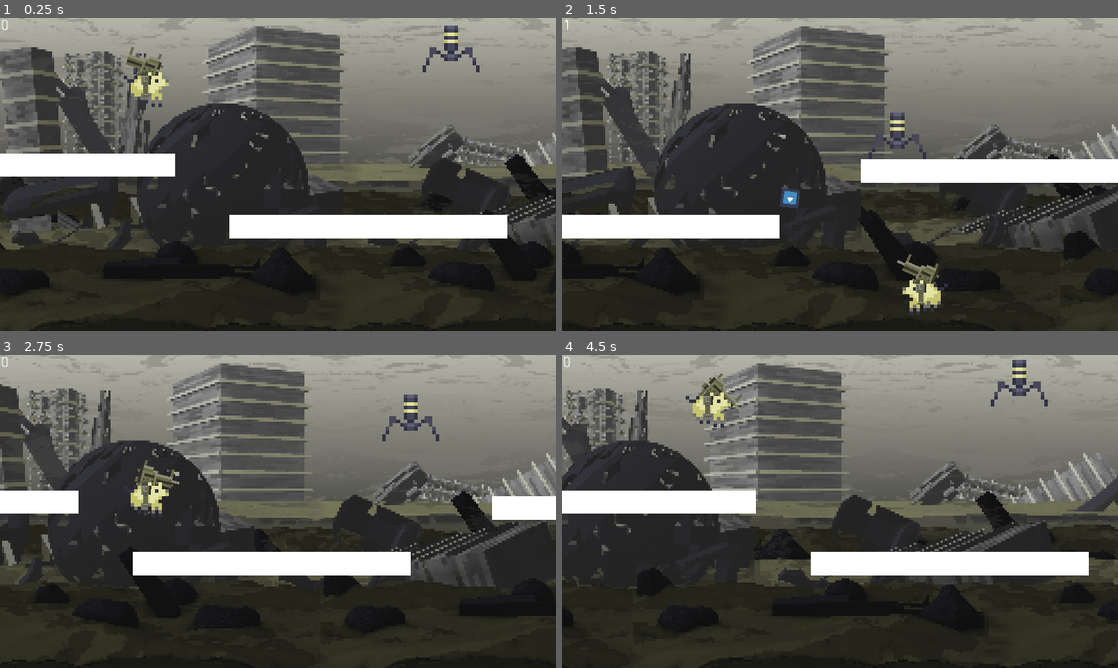
Above: before the commit, frames 1-4 (two rows, left to right).
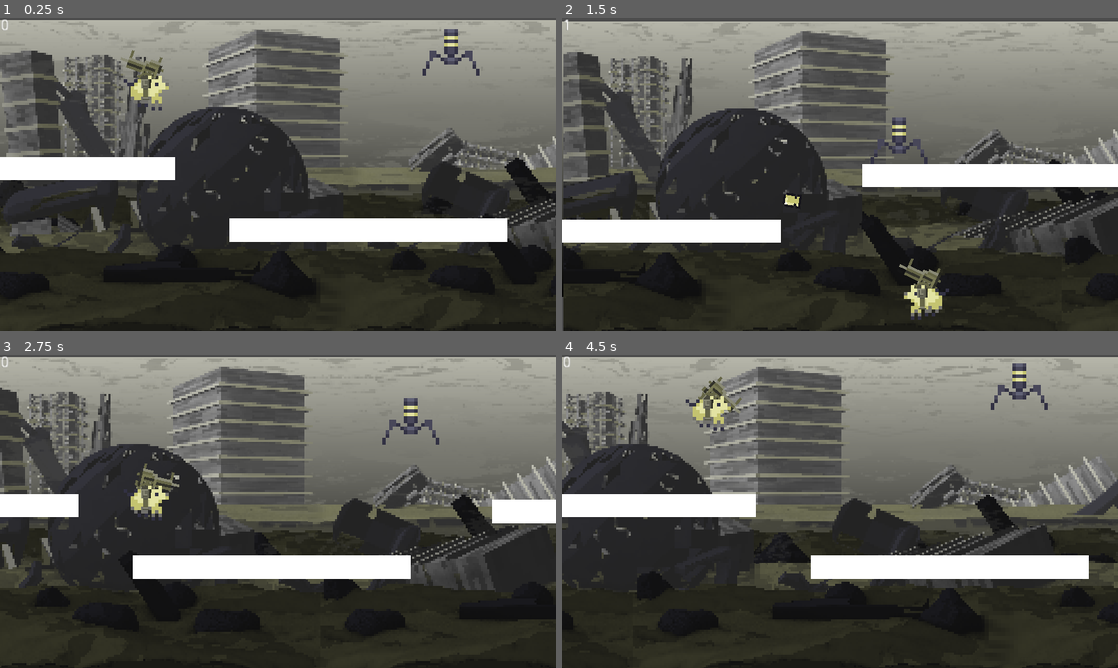
Above: after the commit, the same moments.

Repository: ginestopo/Endless-Runner
Game: Godot game, scene res://scenes/world/world.tscn
Same seed, same stepped clock (60 frames per second), same inputs: the game is played once before the commit and once after it. This scene is started directly instead of the project's main scene. The engine's default icon, where the game draws it, is replaced by a stand-in: a white triangle on a blue panel in a dark square.
Inputs (mouse positions are in pixels of both pictures, inside the frame that each line leads up to):
- Up to frame 1 (0.25 s): no input
- Up to frame 2 (1.5 s): move the mouse to (962, 158) at 0.52 s; press the mouse at (962, 158) at 0.53 s; hold D (right) 0.53-1.28 s; move the mouse to (728, 190) at 1.27 s; release the mouse at (728, 190) at 1.28 s; hold A (left) from 1.28 s (still down); click (728, 190) at 1.35 s
- Up to frame 3 (2.75 s): release A (left) at 2 s; click "Restart" at 2 s
- Up to frame 4 (4.5 s): move the mouse to (895, 442) at 2.77 s; press the mouse at (895, 442) at 2.78 s; hold D (right) 2.78-3.53 s; move the mouse to (812, 574) at 3.52 s; release the mouse at (812, 574) at 3.53 s; hold W (up) 3.53-4.25 s; click (812, 574) at 3.6 s; click "Restart" at 4.25 s

The runs differ from the first frame. In frame 1, 13% of the frame differs, in the area x 0-100%, y 0-100%; in frame 2, 17%; in frame 3, 13%; in frame 4, 13%.

Commit message:
Camera shake implemented!
Added camera shake with shake amount and duration adjustable parameters in inspector window. Also changed the sprite of the bullet

Diff:
--- /dev/null
+++ b/scenes/gun/Gun.gd
@@ -0,0 +1,17 @@
+extends Node2D
+
+signal shot
+
+
+# Called when the node enters the scene tree for the first time.
+func _ready():
+	pass # Replace with function body.
+
+
+# Called every frame. 'delta' is the elapsed time since the previous frame.
+#func _process(delta):
+#	pass
+
+
+func _on_shootSpawner_shot():
+	emit_signal("shot")
--- a/scenes/gun/Gun.tscn
+++ b/scenes/gun/Gun.tscn
@@ -6,8 +6,10 @@
 [ext_resource path="res://scenes/gun/GunMouse.gd" type="Script" id=4]
 [ext_resource path="res://scenes/gun/shootGun.gd" type="Script" id=5]
 [ext_resource path="res://scenes/gun/projectile/dog_gun_projectile.tscn" type="PackedScene" id=6]
+[ext_resource path="res://scenes/gun/Gun.gd" type="Script" id=7]
 
 [node name="Gun" type="Node2D"]
+script = ExtResource( 7 )
 
 [node name="GunBase" type="Sprite" parent="."]
 modulate = Color( 0.6048, 0.6048, 0.72, 1 )
@@ -29,3 +31,5 @@
 position = Vector2( 17, 1 )
 script = ExtResource( 5 )
 bulletScene = ExtResource( 6 )
+
+[connection signal="shot" from="GunBase/Gear/Gun/shootSpawner" to="." method="_on_shootSpawner_shot"]
--- a/scenes/gun/projectile/dog_gun_projectile.tscn
+++ b/scenes/gun/projectile/dog_gun_projectile.tscn
@@ -1,6 +1,6 @@
 [gd_scene load_steps=4 format=2]
 
-[ext_resource path="res://icon.png" type="Texture" id=1]
+[ext_resource path="res://resources/pixel art/gun/bullet.png.png" type="Texture" id=1]
 [ext_resource path="res://scenes/gun/projectile/projectile.gd" type="Script" id=2]
 
 [sub_resource type="RectangleShape2D" id=1]
@@ -10,7 +10,7 @@
 script = ExtResource( 2 )
 
 [node name="Sprite" type="Sprite" parent="."]
-scale = Vector2( 0.25, 0.25 )
+scale = Vector2( 2.01, 2.01 )
 texture = ExtResource( 1 )
 
 [node name="CollisionShape2D" type="CollisionShape2D" parent="."]
--- a/scenes/gun/shootGun.gd
+++ b/scenes/gun/shootGun.gd
@@ -1,6 +1,8 @@
 extends Node2D
 
 export var bulletScene : PackedScene
+
+signal shot
 
 func _input(event):
 	if event.is_action_pressed("shoot"):
@@ -9,3 +11,5 @@
 		bullet.global_position = self.global_position
 		bullet.direction = (get_global_mouse_position()-global_position).normalized()
 		bullet.rotation = bullet.direction.angle()
+
+		emit_signal("shot") #used for the camera to know when to shake
--- /dev/null
+++ b/scenes/world/Camera2D.gd
@@ -0,0 +1,31 @@
+extends Camera2D
+
+
+# Declare member variables here. Examples:
+# var a = 2
+# var b = "text"
+export (int) var shake_amount = 1.0
+export (int) var shake_duration : int = 50
+var shake_duration_aux : int = 0
+
+# Called when the node enters the scene tree for the first time.
+func _ready():
+	pass # Replace with function body.
+
+
+# Called every frame. 'delta' is the elapsed time since the previous frame.
+func _process(delta):
+	if(shake_duration_aux > 0):
+		_camera_shake()
+		shake_duration_aux -= 1
+	else:
+		self.set_offset(Vector2(0,0))
+
+func _camera_shake():
+	self.set_offset(Vector2( \
+	rand_range(-1.0,1.0) * shake_amount, \
+	rand_range(-1.0,1.0) * shake_amount ) )
+
+
+func _on_Gun_shot():
+	shake_duration_aux = shake_duration
--- a/scenes/world/world.tscn
+++ b/scenes/world/world.tscn
@@ -9,6 +9,7 @@
 [ext_resource path="res://resources/pixel art/ParallaxBackground/ParallaxLayers/foregroundLayer.png" type="Texture" id=7]
 [ext_resource path="res://scenes/gun/Gun.tscn" type="PackedScene" id=8]
 [ext_resource path="res://scenes/enemy/enemy_1.tscn" type="PackedScene" id=9]
+[ext_resource path="res://scenes/world/Camera2D.gd" type="Script" id=10]
 
 [sub_resource type="Gradient" id=1]
 
@@ -65,6 +66,14 @@
 "_edit_lock_": true
 }
 velocity = 86
+
+[node name="Camera2D" type="Camera2D" parent="."]
+visible = false
+position = Vector2( 240, 132 )
+current = true
+script = ExtResource( 10 )
+shake_amount = 3
+shake_duration = 10
 
 [node name="Background" type="Node2D" parent="."]
 scale = Vector2( 0.3, 0.3 )
@@ -197,5 +206,6 @@
 autostart = true
 
 [connection signal="body_entered" from="DeathBarrier" to="." method="_on_death_barrier_body_entered"]
+[connection signal="shot" from="Dog/Gun" to="Camera2D" method="_on_Gun_shot"]
 [connection signal="pressed" from="UI/Restart" to="." method="_on_restart_pressed"]
 [connection signal="timeout" from="PlatformTimer" to="." method="_on_platform_timer_timeout"]
Binary file added: resources/pixel art/gun/bullet.png.png
Not shown, added: resources/pixel art/gun/bullet.png.png.import
Not shown: 1 places in scenes/gun/Gun.tscn that only renumber resources
Not shown: 1 places in scenes/world/world.tscn that only renumber resources
